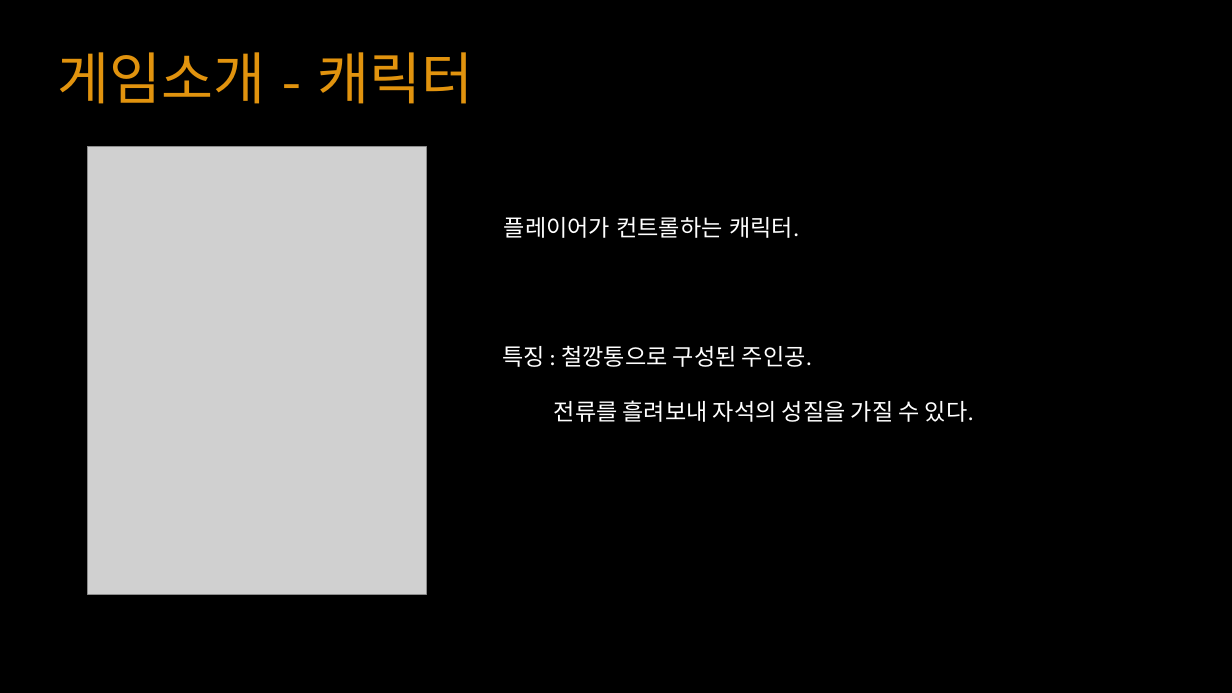
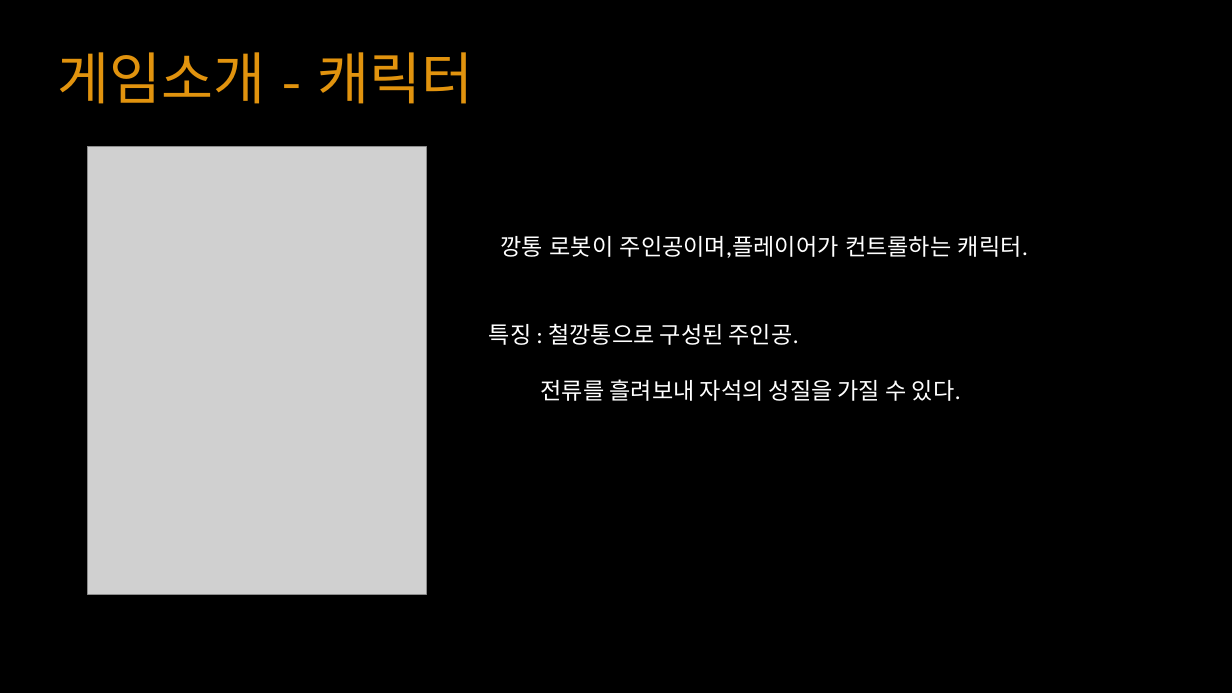
Before and after one commit to YKTeam/Room503, a slide deck: slide 12 of Document/Escape Cube(가제) ppt.pptx (slide 8 before the commit). Drawn at 1232x693 pixels with LibreOffice and Linux fonts; fonts in the diff are those of the drawing; grey boxes stand for pictures. Boxes give left, top, right and bottom in pixels: in the first picture for what was removed or moved away, otherwise in the second. Text is boxed around its words. In the diff, an @@ line names an element or a change of style, - is before the commit and + after.

```diff
--- a/Document/Escape Cube(가제) ppt.pptx
+++ b/Document/Escape Cube(가제) ppt.pptx
@@ text at box(501, 236, 1029, 258): text changed @@
-플레이어가 컨트롤하는 캐릭터.
+깡통 로봇이 주인공이며,플레이어가 컨트롤하는 캐릭터.
@@ text "특징 : 철깡통으로 구성된 주인공.": place and size @@
-text "특징 : 철깡통으로 구성된 주인공." at box(502, 345, 975, 422)
+text "특징 : 철깡통으로 구성된 주인공." at box(489, 323, 962, 401)
```
Also in this commit, not shown: 6 other slides changed, 2 slides added, 2 slides removed, 1 other file.
